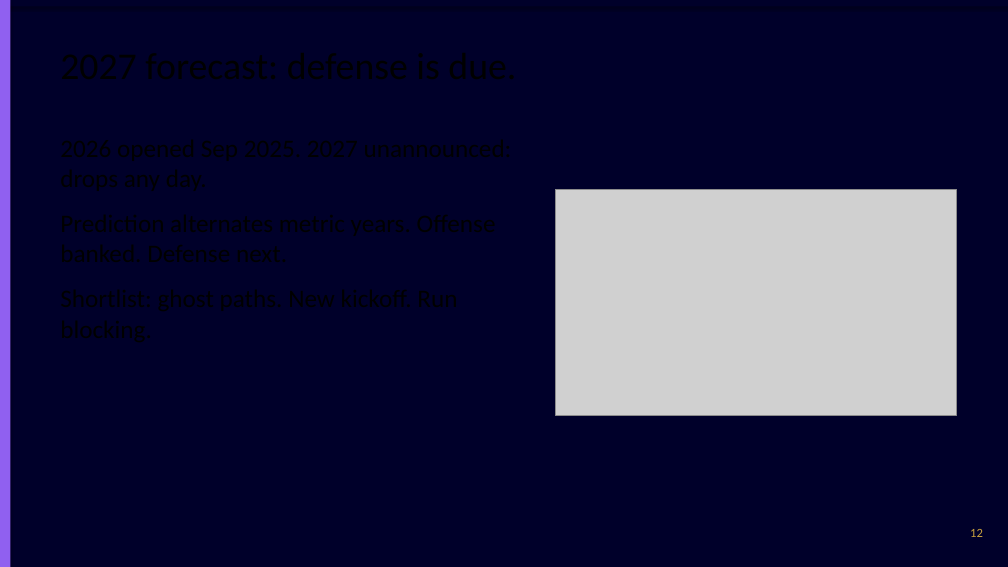
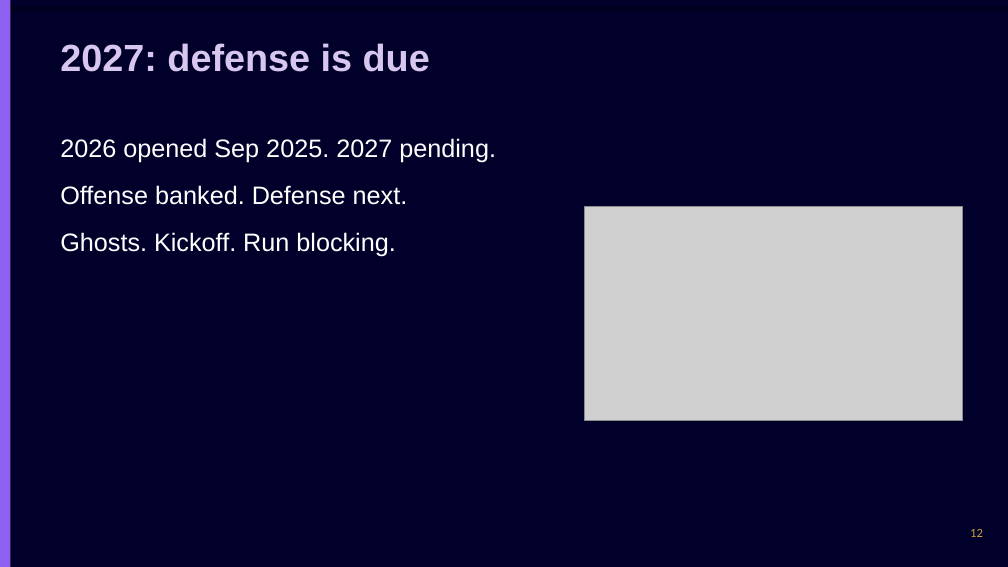
Before and after one commit to chasko-labs/nfl-big-data-bowl-2027, a slide deck: slide 12 of deck/unified.pptx. Drawn at 1008x567 pixels with LibreOffice and Linux fonts; fonts in the diff are those of the drawing; grey boxes stand for pictures. Boxes give left, top, right and bottom in pixels: in the first picture for what was removed or moved away, otherwise in the second. Text is boxed around its words. In the diff, an @@ line names an element or a change of style, - is before the commit and + after.

Commit message:
deck: explicit AAA colors, wrap on, short lines, two-column layout

```diff
--- a/deck/unified.pptx
+++ b/deck/unified.pptx
@@ text added at (60, 43, 430, 72), 36 pt, text #D7C7EE, bold @@
+2027: defense is due
@@ text added at (60, 138, 496, 257), 24 pt, text #FFFFFF @@
+2026 opened Sep 2025. 2027 pending.
+Offense banked. Defense next.
+Ghosts. Kickoff. Run blocking.
@@ picture: place and size @@
-picture at (556, 189, 957, 416)
+picture at (585, 207, 963, 421)
```
Also in this commit, not shown: 16 other slides changed.
